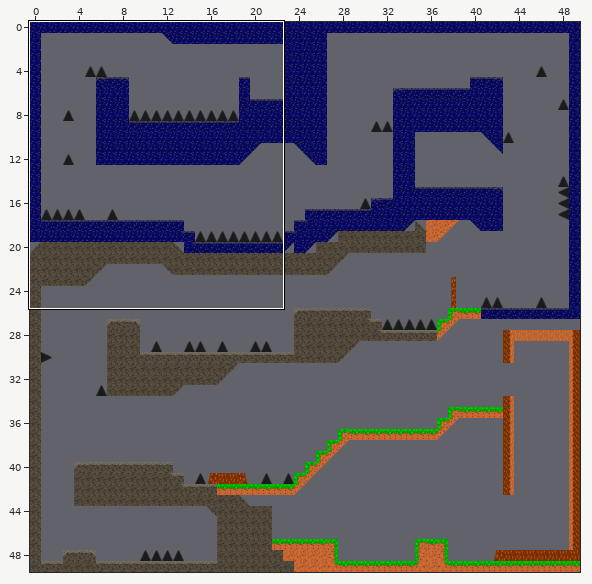
An edit to a level. Tiled map, assets/Level1.tmx. The first picture is a wide view before the edit; the outline marks the close-up.
Close-up. Before the commit:
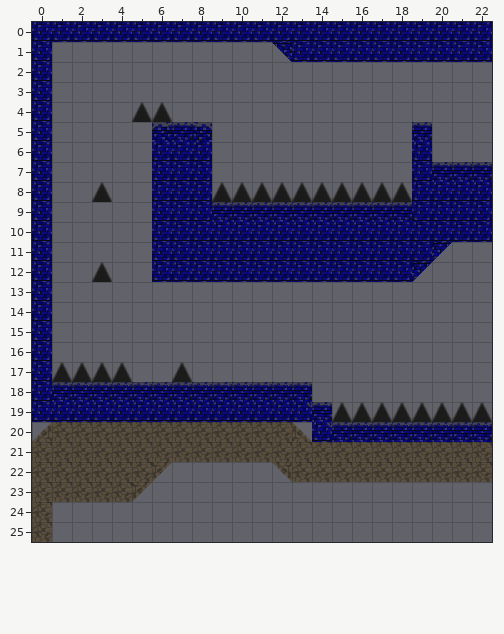
Cells are 32x32 px. Shown: x 0..22, y 0..25. The commit also changed other parts of the map, which this record leaves out.
After the commit:
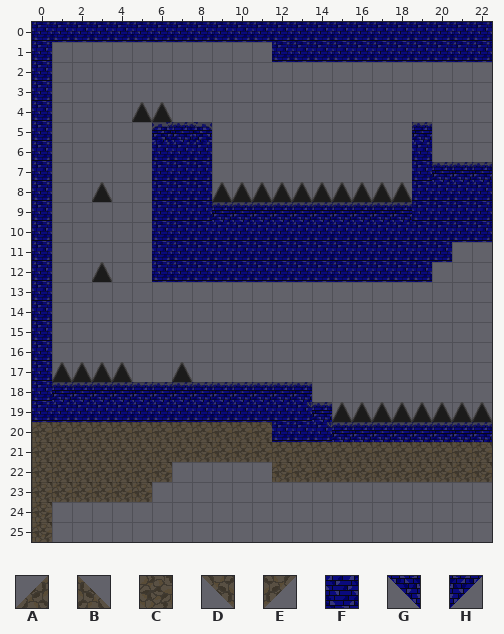
Key: from "TilesetUpdate": A 608, B 609, C 652, D 658, E 659, F 902, G 905, H 906.
_ is an empty cell, . an unchanged one.
Changes in this commit:
--- layer "Contour"
@@ x 12..12 @@
- 1 G
+ 1 F
@@ x 19..20 @@
-11 .H
-12 H.
+11 .F
+12 F.
@@ x 0..13 @@
-20 A...........CB
+20 C...........FF
@@ x 5..12 @@
-22 .E.....D
-23 E.......
+22 .C.....C
+23 C.......
Changed places in both close-ups, as pixel boxes (x1, y1, x2, y2):
changed: (272, 42, 292, 62)
changed: (412, 242, 452, 282)
changed: (32, 422, 52, 442)
changed: (272, 422, 312, 442)
changed: (132, 462, 172, 502)
changed: (272, 462, 292, 482)
